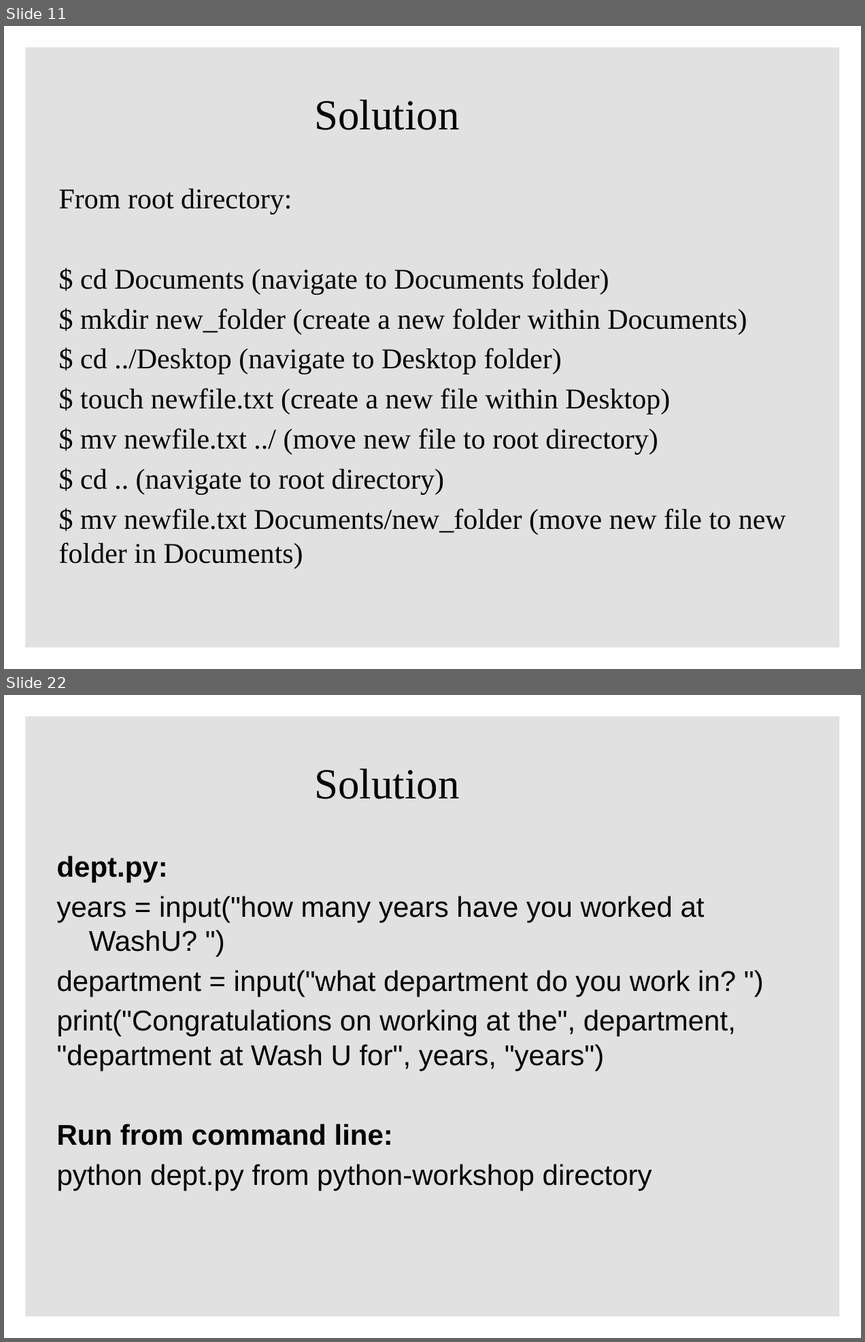
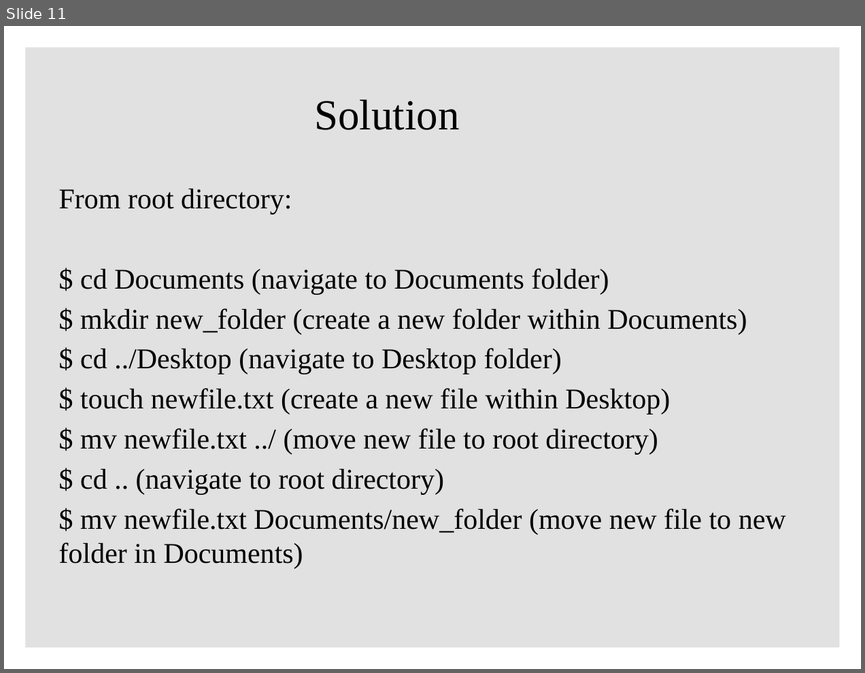
Before and after one commit to ClaudiaECarroll/Intro_to_Python, a slide deck: powerpoints/intro_python_1.pptx. Shown one above the other, each under a label of ours: slides 11 and 22 before the commit, slide 11 after it; the slides between them are not shown. The pictures are 865x1342 and 865x673 pixels, drawn with LibreOffice and Linux fonts; fonts in the diff are those of the drawing; background and template pictures are left out. Boxes give left, top, right and bottom in pixels: in the first picture for what was removed or moved away, otherwise in the second. Text is boxed around its words. In the diff, an @@ line names an element or a change of style, - is before the commit and + after.

```diff
--- a/powerpoints/intro_python_1.pptx
+++ b/powerpoints/intro_python_1.pptx
@@ slide 22 removed at <box>4,695,861,1338</box>, background #FFFFFF; not listed: 1 template element that a slide beside it also shows @@
@@ title removed at <box>314,768,459,799</box> @@
-Solution
@@ text removed at <box>57,855,736,1191</box> @@
-dept.py:
-years = input("how many years have you worked at WashU? ")
-department = input("what department do you work in? ")
-print("Congratulations on working at the", department, "department at Wash U for", years, "years")
-Run from command line:
-python dept.py from python-workshop directory
```
Also in this commit, not shown: 1 slide changed, 12 other slides removed.
